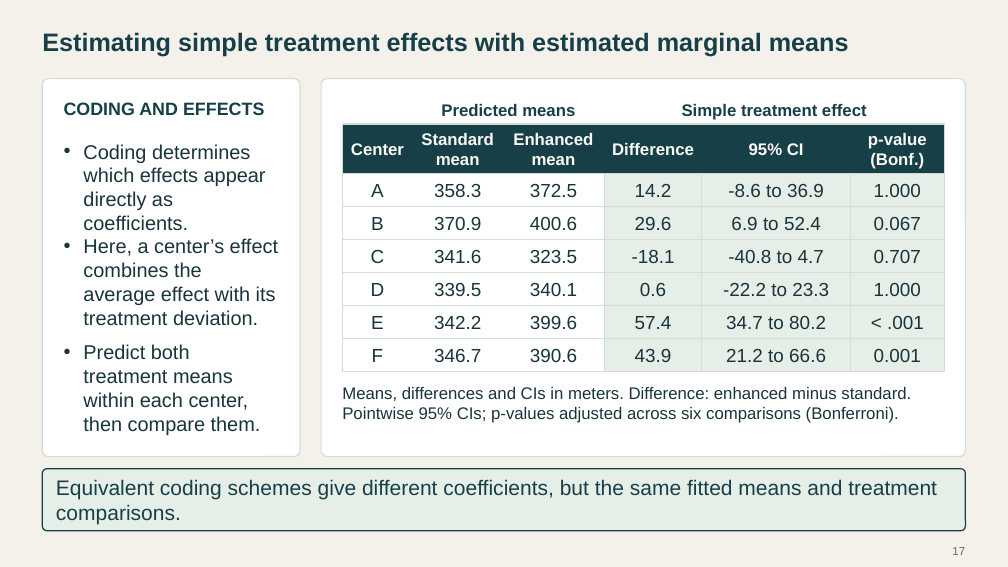
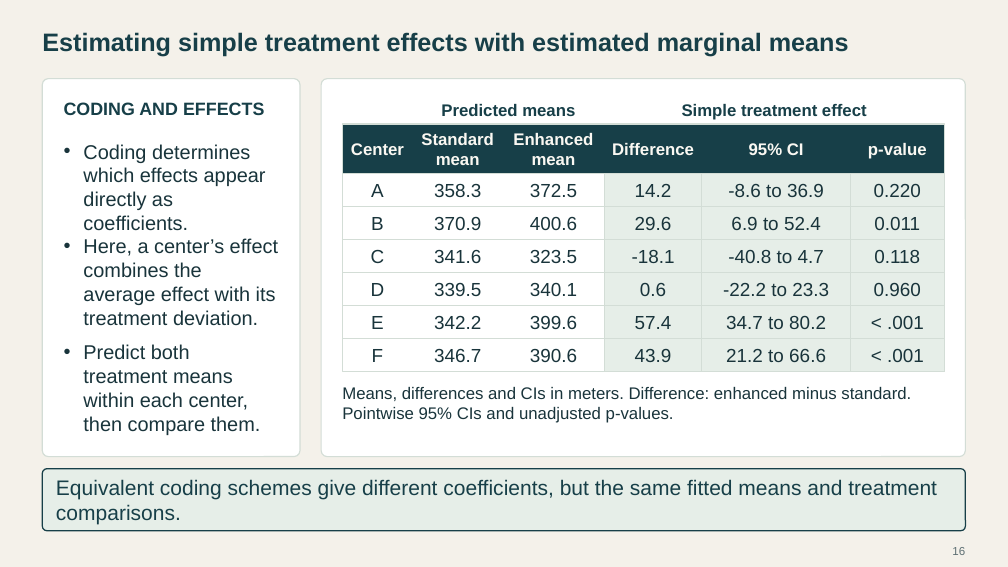
Before and after one commit to Postmus/BeyondMLR, a slide deck: slide 16 of lectures_2627/week2/Beyond_MLR_Week_2.pptx (slide 17 before the commit). Drawn at 1008x567 pixels with LibreOffice and Linux fonts; fonts in the diff are those of the drawing. Boxes give left, top, right and bottom in pixels: in the first picture for what was removed or moved away, otherwise in the second. Text is boxed around its words. In the diff, an @@ line names an element or a change of style, - is before the commit and + after.

```diff
--- a/lectures_2627/week2/Beyond_MLR_Week_2.pptx
+++ b/lectures_2627/week2/Beyond_MLR_Week_2.pptx
@@ text at <box>870,153,924,169</box>: paragraph removed @@
-(Bonf.)
@@ text at <box>874,184,921,197</box>: text changed @@
-1.000
+0.220
@@ text at <box>874,217,920,230</box>: text changed @@
-0.067
+0.011
@@ text at <box>874,250,920,263</box>: text changed @@
-0.707
+0.118
@@ text at <box>874,283,921,296</box>: text changed @@
-1.000
+0.960
@@ text at <box>887,349,924,362</box>: text changed @@
-0.001
+< .001
@@ text at <box>342,407,674,423</box>: text changed @@
-Pointwise 95% CIs; p-values adjusted across six comparisons (Bonferroni).
+Pointwise 95% CIs and unadjusted p-values.
@@ page number at <box>952,547,965,555</box>: text changed @@
-17
+16
```
Also in this commit, not shown: 1 slide removed, 20 other files.
